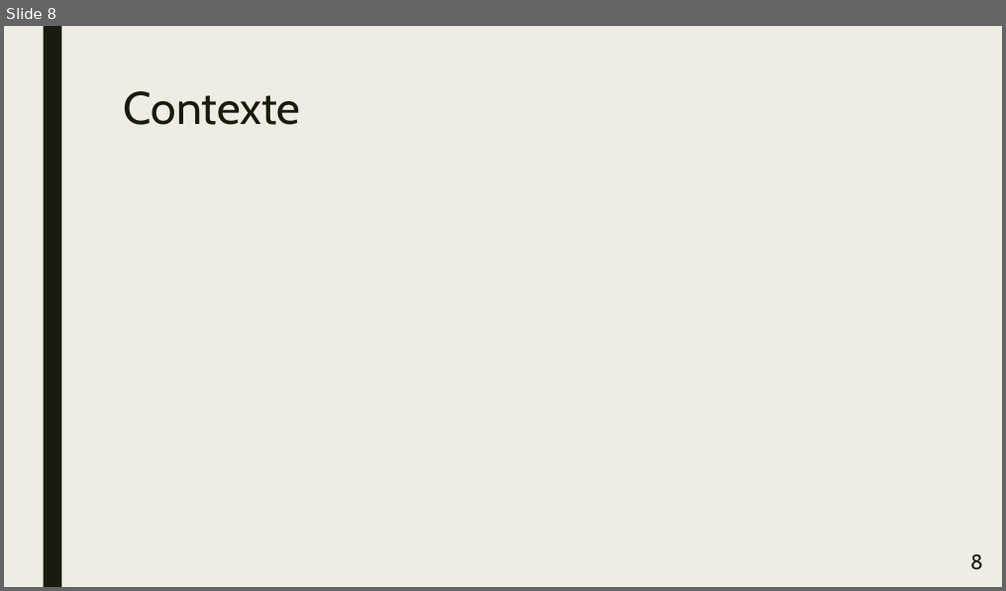
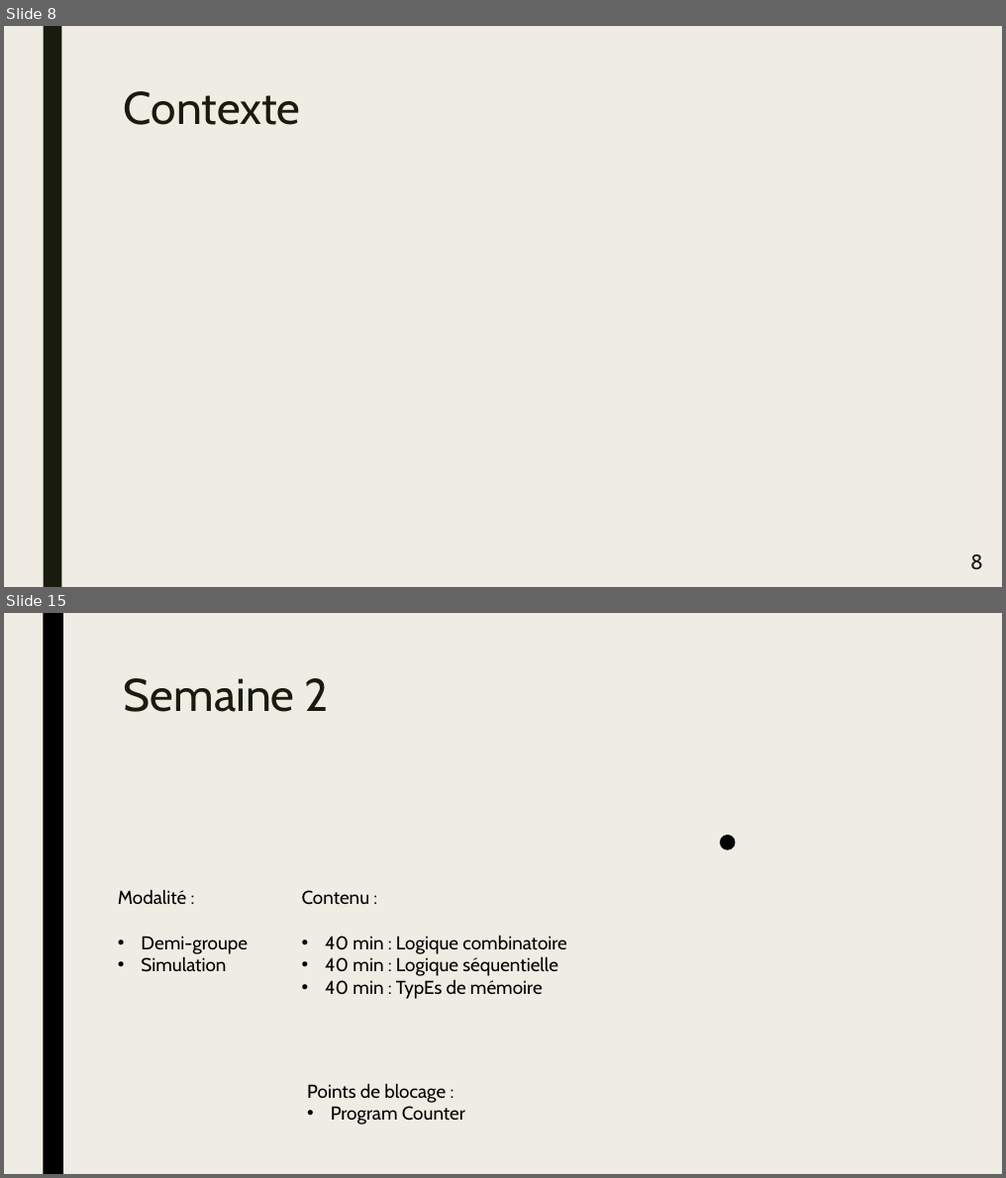
Before and after one commit to CyberJulien/Agreg_Meca, a slide deck: fichiers/presentation/PresSpe.pptx. Shown one above the other, each under a label of ours: slide 8 before the commit, slides 8 and 15 after it; the slides between them are not shown. The pictures are 1006x591 and 1006x1178 pixels, drawn with LibreOffice and Linux fonts; fonts in the diff are those of the drawing; background and template pictures are left out. Boxes give left, top, right and bottom in pixels: in the first picture for what was removed or moved away, otherwise in the second. Text is boxed around its words. In the diff, an @@ line names an element or a change of style, - is before the commit and + after.

```diff
--- a/fichiers/presentation/PresSpe.pptx
+++ b/fichiers/presentation/PresSpe.pptx
@@ slide 15 added at <box>4,613,1002,1174</box>, background picture (left out) @@
@@ rectangle added at <box>4,613,104,1174</box>, fill #EFEDE3 @@
@@ rectangle added at <box>43,613,63,1174</box>, fill #000000 @@
@@ rectangle added at <box>73,613,1002,730</box>, fill #EFEDE3 @@
@@ title added at <box>124,678,329,712</box>, 44 pt, text #191B0E @@
+Semaine 2
@@ rectangle added at <box>126,817,1002,1174</box>, fill #EFEDE3 @@
@@ rectangle added at <box>116,824,1002,1174</box>, fill #EFEDE3 @@
@@ ellipse added at <box>721,836,734,849</box>, fill #000000, outline #000000 2.75 pt @@
@@ text added at <box>118,889,248,972</box>, 18 pt, text #000000 @@
+Modalité :
+• Demi-groupe
+• Simulation
@@ text added at <box>302,890,567,999</box>, 18 pt, text #000000 @@
+Contenu :
+• 40 min : Logique combinatoire
+• 40 min : Logique séquentielle
+• 40 min : TypEs de mémoire
@@ text added at <box>307,1083,465,1125</box>, 18 pt, text #000000 @@
+Points de blocage :
+• Program Counter
```
Also in this commit, not shown: 2 slides changed, 10 other slides added, 3 other files.
